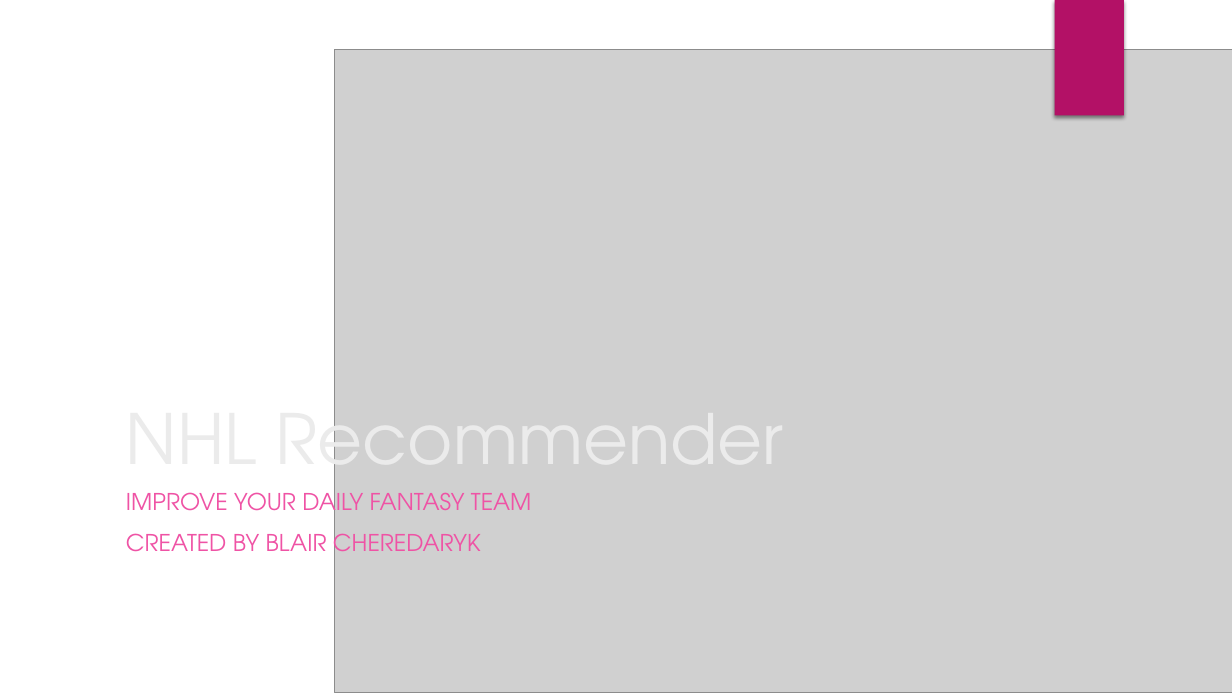
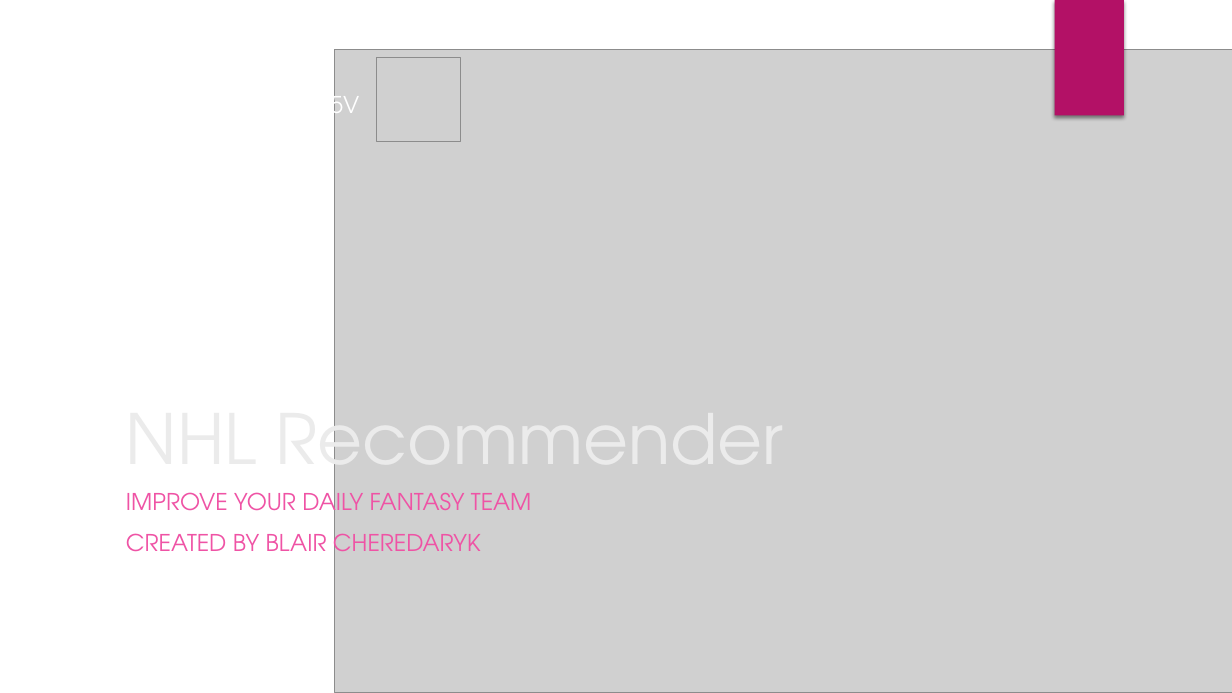
Before and after one commit to blairjdaniel/NHL_points_projection, a slide deck: slide 1 of files/powerpoint/nhl_recommender.pptx. Drawn at 1232x693 pixels with LibreOffice and Linux fonts; fonts in the diff are those of the drawing; grey boxes stand for pictures; background and template pictures are left out. Boxes give left, top, right and bottom in pixels: in the first picture for what was removed or moved away, otherwise in the second. Text is boxed around its words. In the diff, an @@ line names an element or a change of style, - is before the commit and + after.

```diff
--- a/files/powerpoint/nhl_recommender.pptx
+++ b/files/powerpoint/nhl_recommender.pptx
@@ picture added at <box>377,57,461,141</box> @@
@@ text added at <box>117,90,359,125</box>, 18 pt, text #FFFFFF @@
+https://bit.ly/4kVqT5V
```
Also in this commit, not shown: 4 other slides changed, 1 other file.
